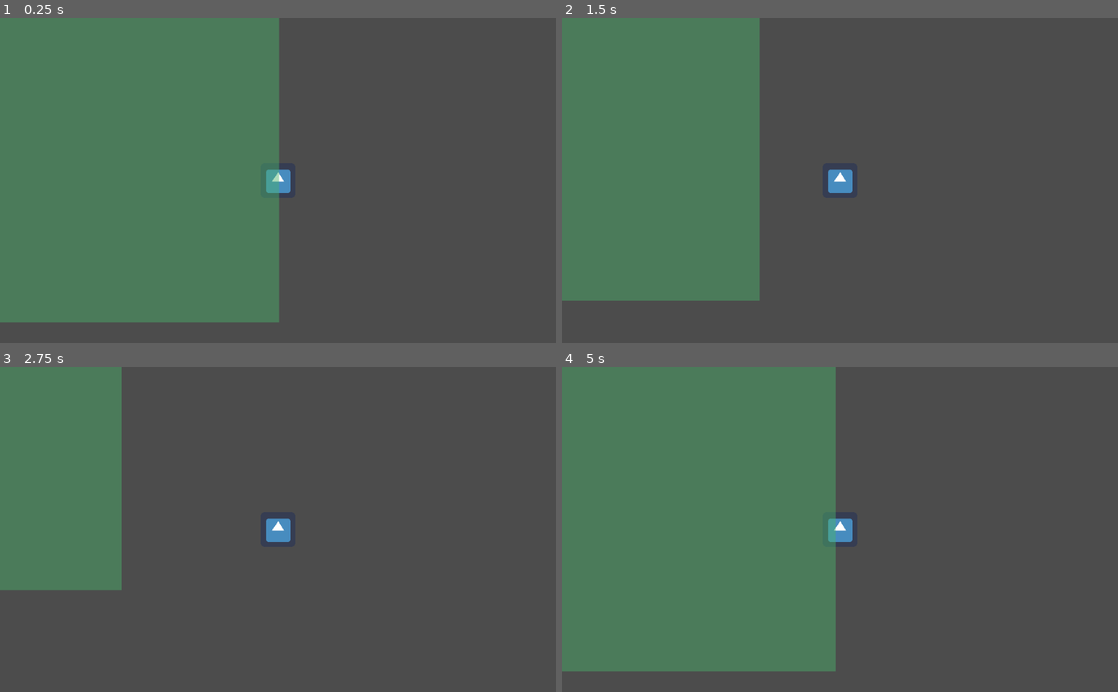
Above: before the commit, frames 1-4 (two rows, left to right).
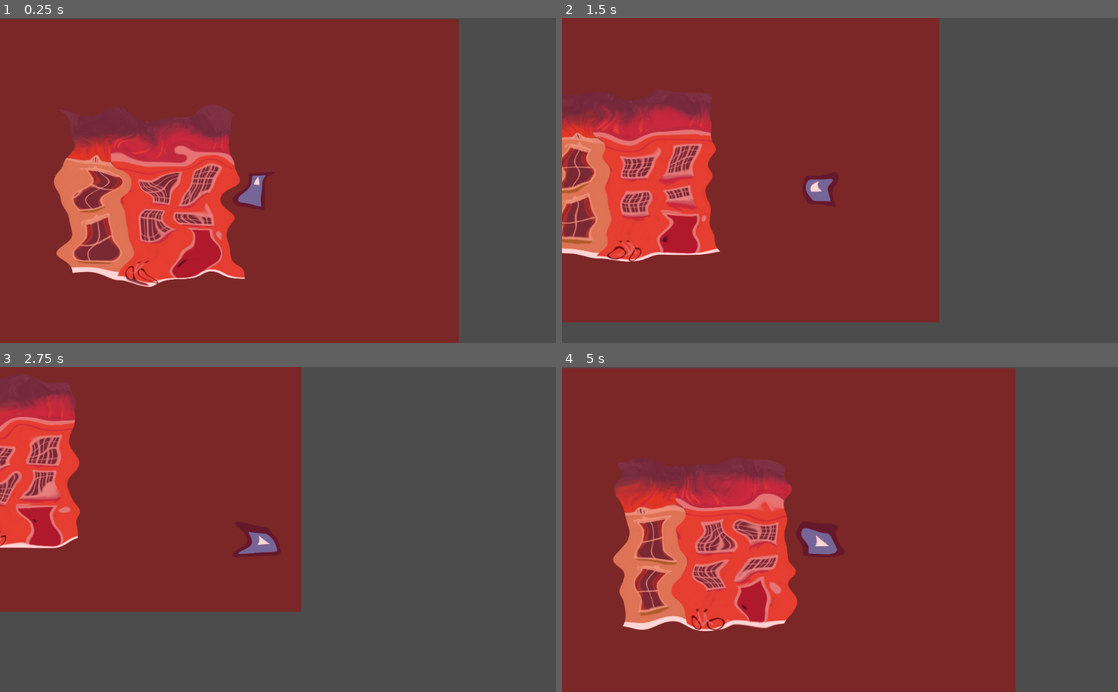
Above: after the commit, the same moments.

Repository: kris-pearman/global-game-jam-2021
Game: Godot game, scene res://Scenes/DrunkEffect/DrunkEffect.tscn
Two runs of this game, one before a commit and one after it. Both use one fixed random seed, a clock stepped at 60 frames per second and the inputs below. This scene is started directly instead of the project's main scene. The engine's default icon, where the game draws it, is replaced by a stand-in: a white triangle on a blue panel in a dark square.
Inputs:
- Up to frame 1 (0.25 s): no input
- Up to frame 2 (1.5 s): hold Right (right) 0.53-1.28 s; hold Down (down) from 1.28 s (still down)
- Up to frame 3 (2.75 s): release Down (down) at 2.03 s; hold Right (right) from 2.03 s (still down)
- Up to frame 4 (5 s): release Right (right) at 2.78 s; hold Up (up) 2.78-3.53 s; hold Left (left) from 3.53 s (still down)

The runs differ from the first frame. In frame 1, 82% of the frame differs, in the area x 0-83%, y 0-100%; in frame 2, 64%; in frame 3, 41%; in frame 4, 81%.

Commit message:
psychedelic drunk effect

Diff:
--- a/Global Game Jam 2021/Scenes/DrunkEffect/DrunkEffect.tscn
+++ b/Global Game Jam 2021/Scenes/DrunkEffect/DrunkEffect.tscn
@@ -1,6 +1,7 @@
-[gd_scene load_steps=4 format=2]
+[gd_scene load_steps=5 format=2]
 
 [ext_resource path="res://Scenes/Player.tscn" type="PackedScene" id=1]
+[ext_resource path="res://Assets/Art/BuildingTest.jpg" type="Texture" id=2]
 
 [sub_resource type="Shader" id=1]
 code = "shader_type canvas_item;
@@ -11,14 +12,45 @@
 //uniform float abberationAmt:hint_range(0,0.1);
 uniform vec4 tint : hint_color;
 
+float rand(vec2 coord){
+	return fract(sin(dot(coord, vec2(12.9898, 78.233)))* 43758.5453123);
+}
+
+float noise(vec2 coord){
+	vec2 i = floor(coord);
+	vec2 f = fract(coord);
+
+	// 4 corners of a rectangle surrounding our point
+	float a = rand(i);
+	float b = rand(i + vec2(1.0, 0.0));
+	float c = rand(i + vec2(0.0, 1.0));
+	float d = rand(i + vec2(1.0, 1.0));
+
+	vec2 cubic = f * f * (3.0 - 2.0 * f);
+
+	return mix(a, b, cubic.x) + (c - a) * cubic.y * (1.0 - cubic.x) + (d - b) * cubic.x * cubic.y;
+}
+
 void fragment()
 {
-	vec4 color = texture(SCREEN_TEXTURE,SCREEN_UV);
+	vec2 noisecoord1 = UV * 18.0;
+	vec2 noisecoord2 = UV * 18.0 + 4.0;
+
+	vec2 motion1 = vec2(TIME * 0.01, TIME * -0.4);
+	vec2 motion2 = vec2(TIME * 0.02, TIME * 0.5);
+
+	vec2 distort1 = vec2(noise(noisecoord1 + motion1), noise(noisecoord2 + motion1));
+	vec2 distort2 = vec2(noise(noisecoord1 + motion2), noise(noisecoord2 + motion2));
+
+	vec2 distort_sum = (distort1 + distort2) / 30.0;
+
+	vec4 color = texture(SCREEN_TEXTURE,SCREEN_UV + distort_sum,0.0);
 
 	color = mix(color,tint,0.3);
 	color.rgb = mix(vec3(0.5),color.rgb,1.4);
 	//vec2 newUV = SCREEN_UV * disp.xy * dispAmt
 
+	COLOR = color;
 }
 
 "
@@ -34,15 +66,24 @@
 "_edit_use_anchors_": false
 }
 
+[node name="Sprite" type="Sprite" parent="."]
+position = Vector2( 467, 291 )
+scale = Vector2( 0.503333, 0.503333 )
+texture = ExtResource( 2 )
+
 [node name="Node2D" parent="." instance=ExtResource( 1 )]
-position = Vector2( 1022.49, 337.916 )
+position = Vector2( 672.486, 283.916 )
 
 [node name="ColorRect" type="ColorRect" parent="."]
-modulate = Color( 1, 1, 1, 0.458824 )
 material = SubResource( 2 )
+anchor_top = -0.00166667
 anchor_right = 1.0
-anchor_bottom = 1.0
-color = Color( 0.290196, 0.701961, 0.419608, 1 )
+anchor_bottom = 0.998333
+margin_left = -19.0
+margin_top = -13.0
+margin_right = -19.0
+margin_bottom = -13.0
+color = Color( 0.572549, 0.32549, 0.32549, 1 )
 __meta__ = {
 "_edit_use_anchors_": false
 }
Binary file added: Global Game Jam 2021/Assets/Art/BuildingTest.jpg
Not shown, added: Global Game Jam 2021/Assets/Art/BuildingTest.jpg.import
